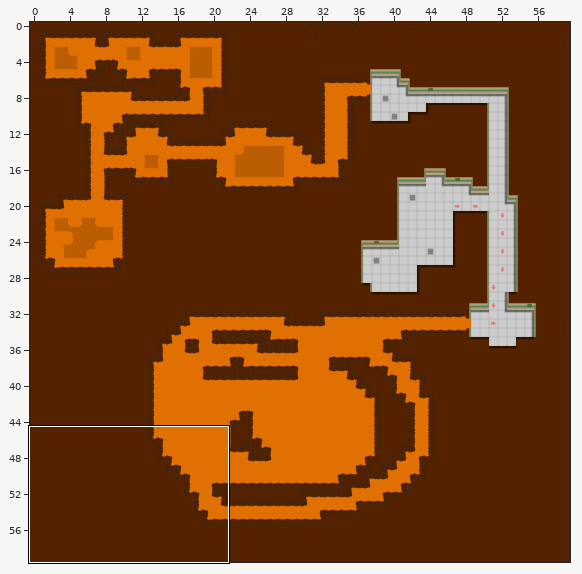
Tiled map: core/assets/world/world03.tmx. The first picture is a wide view before the edit; the outline marks the close-up.
Close-up. First the earlier version:
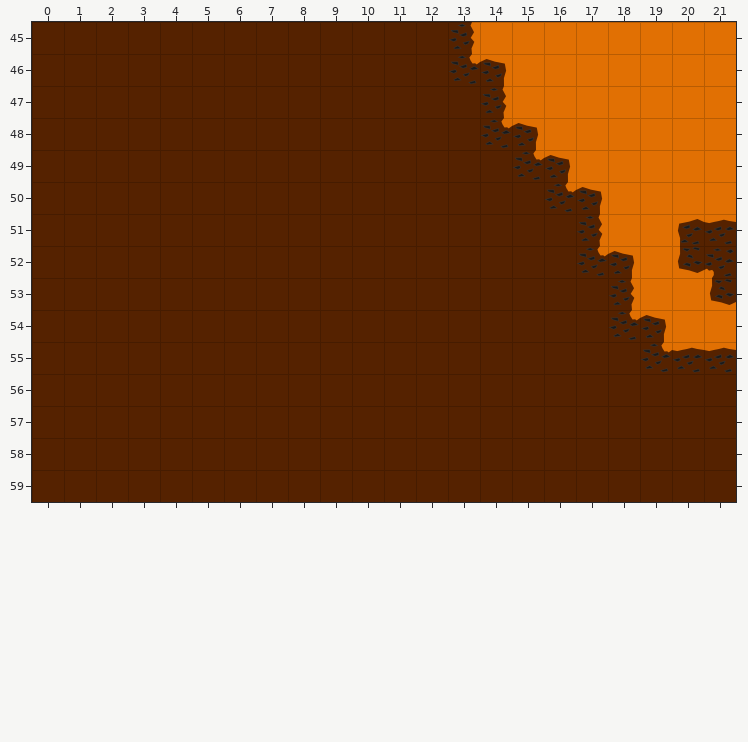
Cells are 64x64 px. Shown: x 0..21, y 45..59. The commit also changed other parts of the map, which this record leaves out.
After:
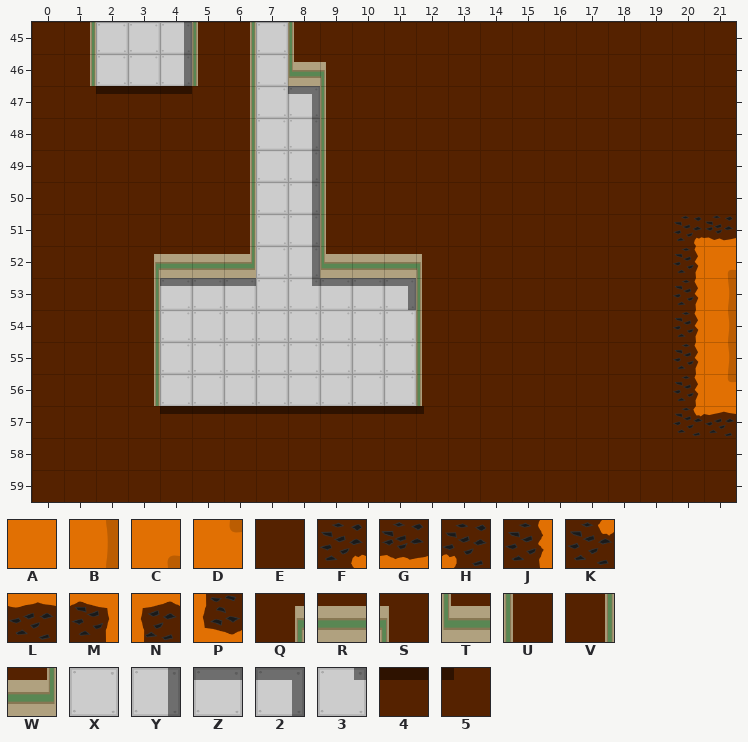
Key: from "world": A 0, B 6, C 11, D 12, E 14, F 15, G 16, H 17, J 18, K 20, L 21, M 23, N 24, P 26, Q 30, R 31, S 33, T 34, U 35, V 36, W 37, X 38, Y 40, Z 41, 2 43, 3 45, 4 48, 5 50.
_ is an empty cell.
Changes in this commit:
Layer "world":
Tile 2 replaces tile E in row 47 at x 8; in row 53 at x 11.
Tile 3 replaces tile E in row 53 at x 8.
Tile 4 replaces tile E in row 47 at x 2 to 4; in row 57 at x 4 to 11.
Tile 5 replaces tile E in row 57 at x 12.
Tile B replaces tile A in row 54 at x 21.
Tile B replaces tile L in row 55 at x 21.
Tile B replaces tile P in row 53 at x 21.
Tile C replaces tile H in row 52 at x 21.
Tile D replaces tile E in row 56 at x 21.
Tile E replaces tile A in row 45 at x 14 to 21; in rows 46 to 47 at x 15 to 21; in row 48 at x 16 to 21; in row 49 at x 17 to 21; in row 50 at x 18 to 21; in row 51 at x 18 to 19.
Tile E replaces tile A in rows 52 to 53 at x 19.
Tile E replaces tile J in row 45 at x 13; in row 47 at x 14; in row 51 at x 17; in row 53 at x 18.
Tile E replaces tile K in row 46 at x 13; in row 48 at x 14; in row 49 at x 15; in row 50 at x 16; in row 52 at x 17; in row 54 at x 18.
Tile E replaces tile K in row 55 at x 19.
Tile E replaces tile M in row 46 at x 14; in row 48 at x 15; in row 49 at x 16; in row 50 at x 17; in row 52 at x 18; in row 54 at x 19.
Tile F replaces tile N in row 51 at x 20.
Tile G replaces tile L in row 51 at x 21.
Tile J replaces tile A in rows 53 to 54 at x 20.
Tile J replaces tile E in row 56 at x 20.
Tile J replaces tile L in row 55 at x 20.
Tile J replaces tile P in row 52 at x 20.
Tile K replaces tile E in row 57 at x 20.
Tile L replaces tile E in row 57 at x 21.
Tile Q replaces tile E in row 52 at x 3.
Tile R replaces tile E in row 52 at x 4 to 5 and 10 to 11.
Tile S replaces tile E in row 46 at x 9; in row 52 at x 12.
Tile T replaces tile E in row 46 at x 8; in row 52 at x 9.
Tile U replaces tile E in row 45 at x 5 and 8; in row 46 at x 5; in rows 47 to 51 at x 9; in rows 53 to 56 at x 12.
Tile V replaces tile E in rows 45 to 46 at x 1 and 6; in rows 47 to 51 at x 6; in rows 53 to 56 at x 3.
Tile W replaces tile E in row 52 at x 6.
Tile X replaces tile E in rows 45 to 46 at x 2 to 3 and 7; in rows 47 to 53 at x 7; in rows 54 to 56 at x 4 to 11.
Tile Y replaces tile E in rows 45 to 46 at x 4; in rows 48 to 52 at x 8.
Tile Z replaces tile E in row 53 at x 4 to 6 and 9 to 10.
Boxes around the changes in both close-ups, in picture pixels (x1, y1, x2, y2):
changed: (90, 22, 424, 414)
changed: (449, 22, 736, 437)
